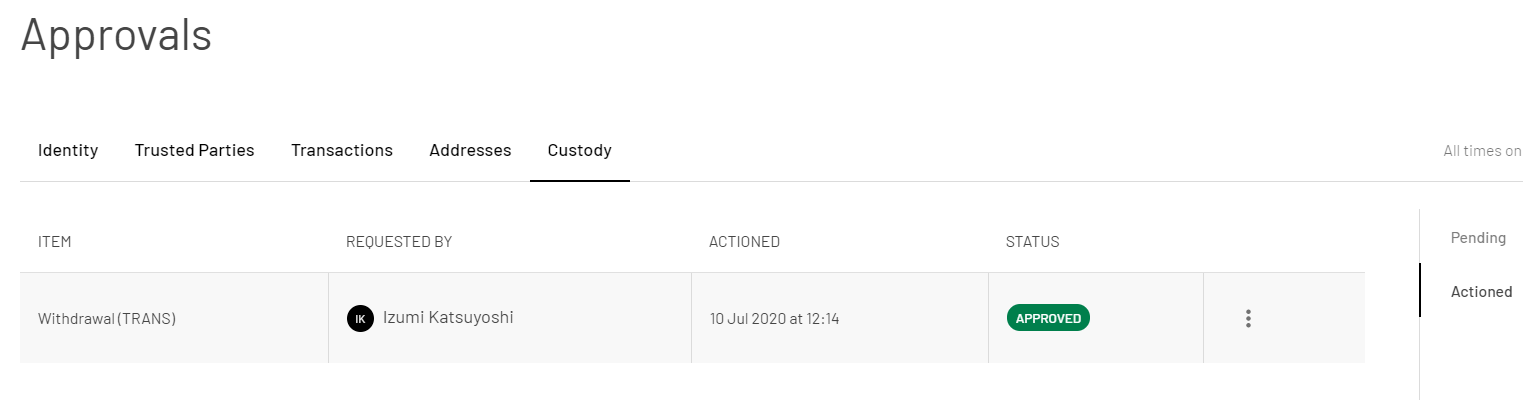
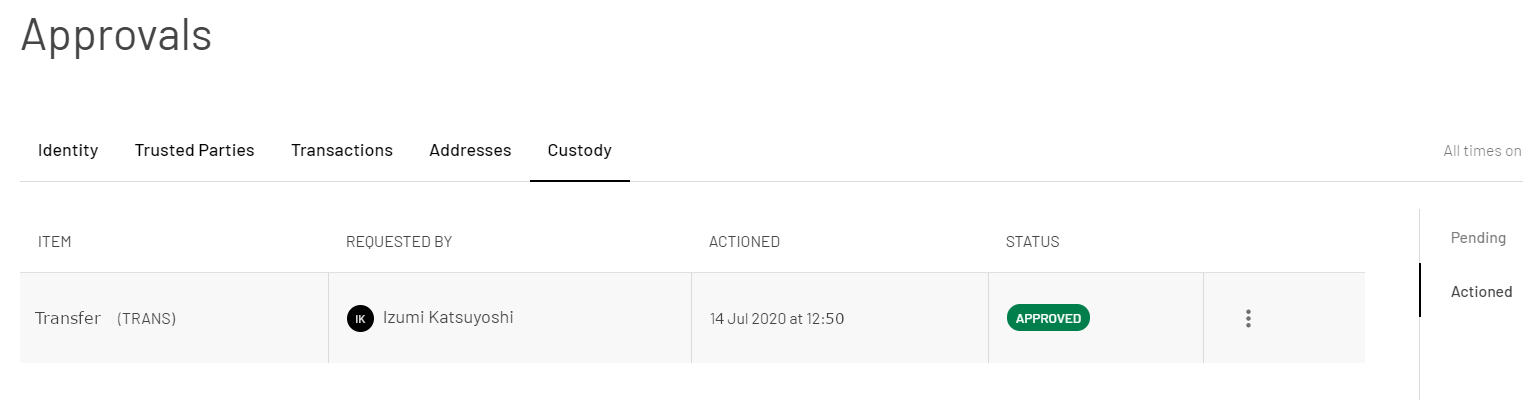
Before/after of a 1523x400 layered artwork. What changed in the layer stack:
showed "Layer", painted on it over (713, 313, 844, 324)
painted on "cusappr2.png" over (35, 311, 120, 325)
